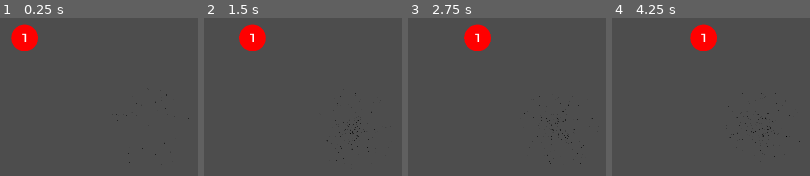
Above: before the commit, frames 1-4 (left to right).
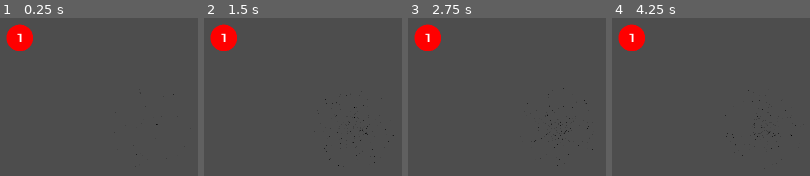
Above: after the commit, the same moments.

Repository: nuts4nuts4nuts/flappyversary
Game: Godot game, scene res://scenes/gravity-test.tscn
Same seed, same stepped clock (60 frames per second), same inputs: the game is played once before the commit and once after it. This scene is started directly instead of the project's main scene.
Inputs (mouse positions are in pixels of both pictures, inside the frame that each line leads up to):
- Up to frame 1 (0.25 s): no input
- Up to frame 2 (1.5 s): tap Enter at 0.5 s; move the mouse to (outside the picture) at 0.52 s; press the mouse at (outside the picture) at 0.53 s; hold Up from 0.53 s (still down); move the mouse to (outside the picture) at 1.27 s; release the mouse at (outside the picture) at 1.28 s; click (outside the picture) at 1.35 s
- Up to frame 3 (2.75 s): move the mouse to (538, 150) at 2.02 s; release Up at 2.03 s; press the mouse at (538, 150) at 2.03 s; hold Down from 2.03 s (still down)
- Up to frame 4 (4.25 s): keep holding Down; move the mouse to (outside the picture) at 2.77 s; release the mouse at (outside the picture) at 2.78 s; click (outside the picture) at 2.85 s; tap Space at 3.5 s; move the mouse to (outside the picture) at 3.52 s; press the mouse at (outside the picture) at 3.53 s

The runs differ from the first frame. In frame 1, 1.2% of the frame differs, in the area x 3-96%, y 3-92%; in frame 2, 4.0%; in frame 3, 4.0%, in the area x 3-94%, y 3-94%; in frame 4, 4.0%.
Error in both runs: Invalid assignment of property or key '_gravity_well' with value of type 'Node2D (gravity-well.gd)' on a base object of type 'RigidBody2D (ball.gd)'. (res://sc…

Commit message:
Ball particle stuff

Diff:
--- a/scenes/ball-group.tscn
+++ b/scenes/ball-group.tscn
@@ -1,9 +1,10 @@
-[gd_scene load_steps=7 format=3 uid="uid://u6gk8ntmnifh"]
+[gd_scene load_steps=11 format=3 uid="uid://u6gk8ntmnifh"]
 
 [ext_resource type="Script" path="res://scripts/ball.gd" id="1_sdlll"]
 [ext_resource type="Script" path="res://scripts/ball-drawing.gd" id="3_7k7nr"]
 [ext_resource type="Script" path="res://scripts/ball-value.gd" id="4_6mm4q"]
 [ext_resource type="FontFile" uid="uid://yms4qa7f8yr1" path="res://fonts/Xolonium-Regular.ttf" id="4_xkb52"]
+[ext_resource type="Script" path="res://scripts/BallMovementParticles.gd" id="5_rsxfp"]
 
 [sub_resource type="PhysicsMaterial" id="PhysicsMaterial_c18o4"]
 friction = 0.0
@@ -11,14 +12,42 @@
 [sub_resource type="CircleShape2D" id="CircleShape2D_srb4v"]
 radius = 64.0
 
+[sub_resource type="Gradient" id="Gradient_nwjip"]
+offsets = PackedFloat32Array(0, 0.551852, 1)
+colors = PackedColorArray(0.66, 0.864, 1, 1, 1, 1, 1, 0.72549, 0.94902, 0.196078, 0.027451, 0)
+
+[sub_resource type="GradientTexture1D" id="GradientTexture1D_ekm5f"]
+gradient = SubResource("Gradient_nwjip")
+
+[sub_resource type="ParticleProcessMaterial" id="ParticleProcessMaterial_p8py3"]
+particle_flag_disable_z = true
+emission_shape = 6
+emission_ring_axis = Vector3(0, 0, 1)
+emission_ring_height = 1.0
+emission_ring_radius = 64.0
+emission_ring_inner_radius = 62.0
+direction = Vector3(1, 2.08165e-12, 2.08165e-12)
+spread = 5.0
+initial_velocity_min = 10.0
+initial_velocity_max = 100.0
+orbit_velocity_min = 2.08167e-14
+orbit_velocity_max = 2.08167e-14
+gravity = Vector3(2.08165e-12, 2.08165e-12, 2.08165e-12)
+linear_accel_max = 10.0
+radial_accel_min = -60.0
+radial_accel_max = -60.0
+scale_min = 0.0
+color_ramp = SubResource("GradientTexture1D_ekm5f")
+turbulence_noise_strength = 0.0
+turbulence_noise_scale = 0.0
+
 [node name="Ball" type="RigidBody2D"]
 physics_material_override = SubResource("PhysicsMaterial_c18o4")
 gravity_scale = 2.66454e-15
+lock_rotation = true
 max_contacts_reported = 1
 contact_monitor = true
-lock_rotation = true
 script = ExtResource("1_sdlll")
-initial_impulse = Vector2(100, 2.08165e-12)
 color = Color(1, 0, 0, 1)
 metadata/_edit_group_ = true
 
@@ -43,5 +72,11 @@
 vertical_alignment = 1
 script = ExtResource("4_6mm4q")
 
+[node name="MovementEffect" type="GPUParticles2D" parent="Visuals"]
+amount = 200
+process_material = SubResource("ParticleProcessMaterial_p8py3")
+trail_enabled = true
+script = ExtResource("5_rsxfp")
+
 [connection signal="body_entered" from="." to="." method="_on_body_entered"]
 [connection signal="merged" from="." to="Visuals/Value" method="_on_ball_merged"]
--- /dev/null
+++ b/scripts/BallMovementParticles.gd
@@ -0,0 +1,26 @@
+extends GPUParticles2D
+
+var particle_pos: Vector2
+var last_pos: Vector2
+var mat: ParticleProcessMaterial
+
+func _ready():
+	last_pos = global_position
+	mat = process_material
+
+# Called every frame. 'delta' is the elapsed time since the previous frame.
+func _process(delta):
+	if last_pos != global_position:
+		particle_pos = last_pos
+
+	var current_to_last = particle_pos - global_position
+	var direction = current_to_last.normalized()
+	var speed = current_to_last.length_squared()
+
+	var speed_normalized = speed / 100
+	mat.scale_min = speed_normalized
+	mat.scale_max = speed_normalized
+	mat.color.a = speed_normalized
+	mat.direction = Vector3(direction.x, direction.y, 0)
+
+	last_pos = global_position
Not shown: 1 places in scenes/gravity-well.tscn that only renumber resources
Not shown: 1 places in scenes/target-ball.tscn that only renumber resources
